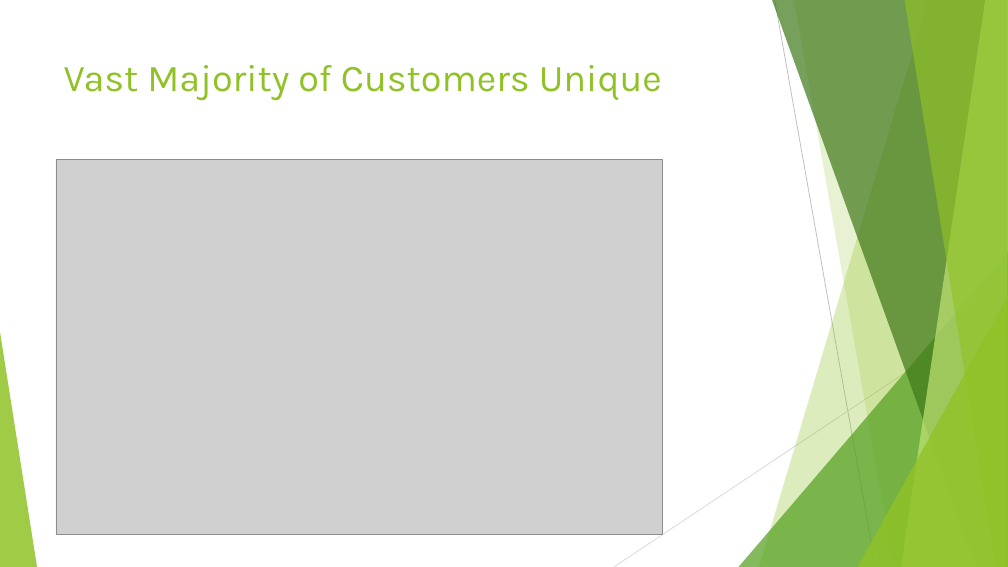
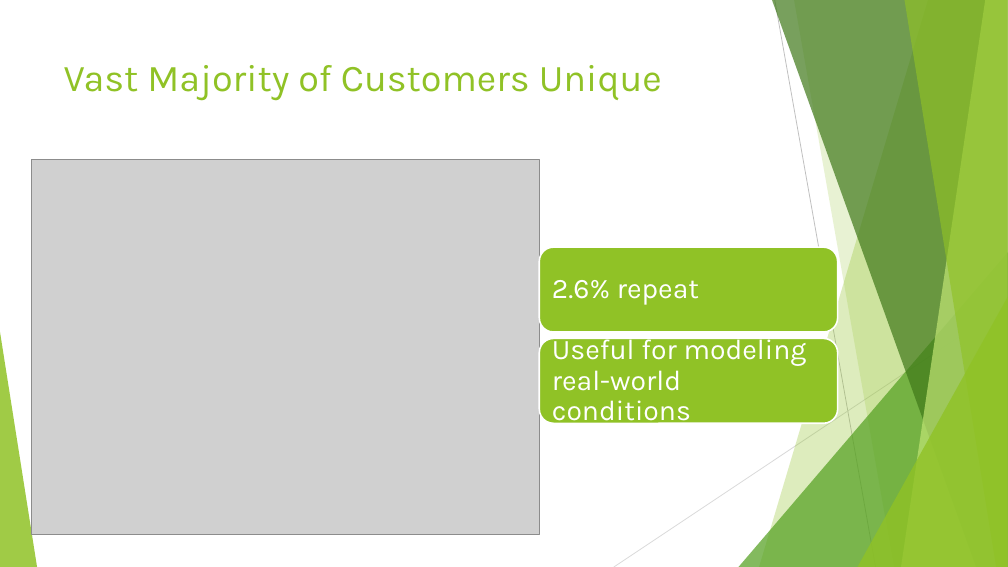
Before and after one commit to dorndorfronk/Capstone2, a slide deck: slide 4 of Predicting Hotel Cancellation.pptx. Drawn at 1008x567 pixels with LibreOffice and Linux fonts; fonts in the diff are those of the drawing; grey boxes stand for pictures. Boxes give left, top, right and bottom in pixels: in the first picture for what was removed or moved away, otherwise in the second. Text is boxed around its words. In the diff, an @@ line names an element or a change of style, - is before the commit and + after.

```diff
--- a/Predicting Hotel Cancellation.pptx
+++ b/Predicting Hotel Cancellation.pptx
@@ picture: place and size @@
-picture at (56, 160, 662, 534)
+picture at (32, 160, 539, 534)
@@ group added at (539, 247, 838, 428): 2 rounded rectangles, 2 texts @@
+2.6% repeat
+Useful for modeling real-world conditions
```
Also in this commit, not shown: 7 other slides changed, 1 slide removed, 2 other files.
